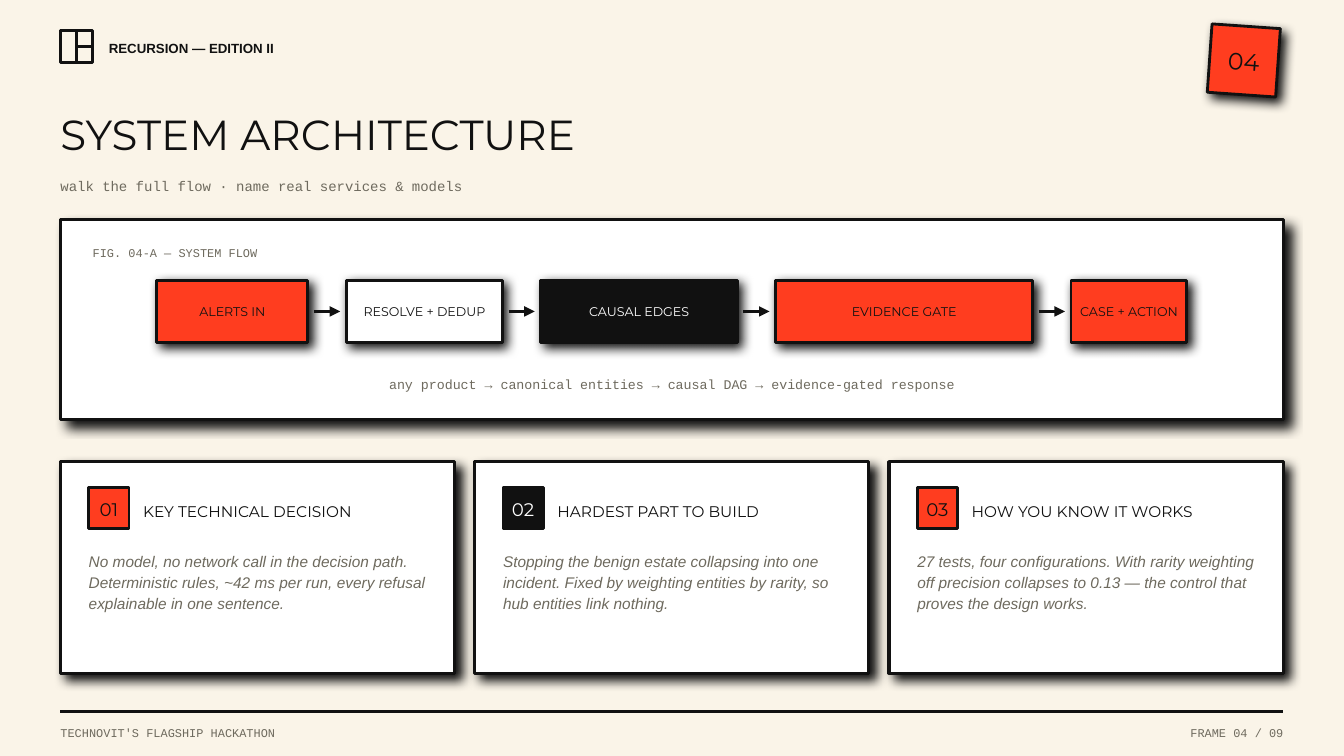
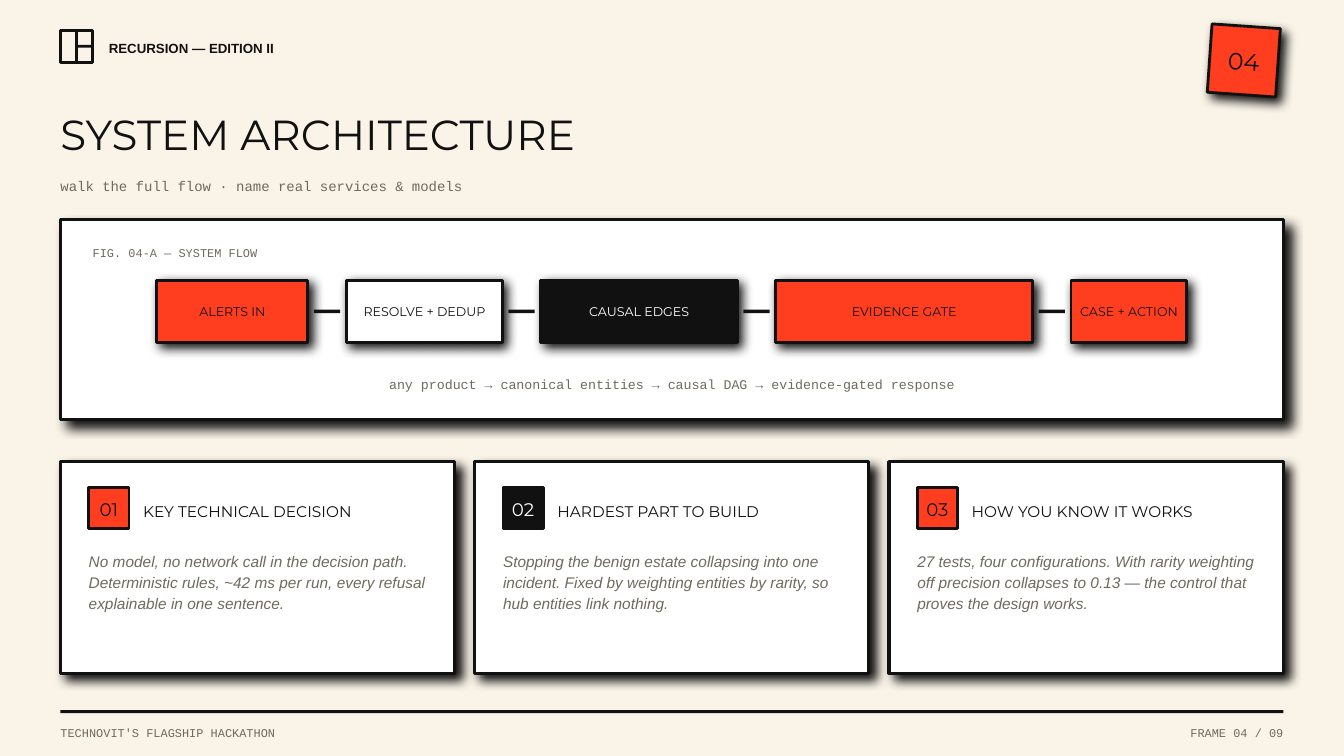
Before and after one commit to ShaanGS/Causeway, a slide deck: slide 4 of Causeway_RECURSION_II_Marlloz.pptx. Drawn at 1344x756 pixels with LibreOffice and Linux fonts; fonts in the diff are those of the drawing. Boxes give left, top, right and bottom in pixels: in the first picture for what was removed or moved away, otherwise in the second. Text is boxed around its words. In the diff, an @@ line names an element or a change of style, - is before the commit and + after.

```diff
--- a/Causeway_RECURSION_II_Marlloz.pptx
+++ b/Causeway_RECURSION_II_Marlloz.pptx
@@ arrow removed from (315, 312) to (341, 312) @@
@@ rectangle added at [315, 310, 341, 313], fill #111111 @@
@@ arrow removed from (508, 312) to (534, 312) @@
@@ rectangle added at [508, 310, 534, 313], fill #111111 @@
@@ arrow removed from (744, 312) to (769, 312) @@
@@ rectangle added at [744, 310, 770, 313], fill #111111 @@
@@ arrow removed from (1038, 312) to (1065, 312) @@
@@ rectangle added at [1038, 310, 1065, 313], fill #111111 @@
```
Also in this commit, not shown: 8 other slides changed, 20 other files.
